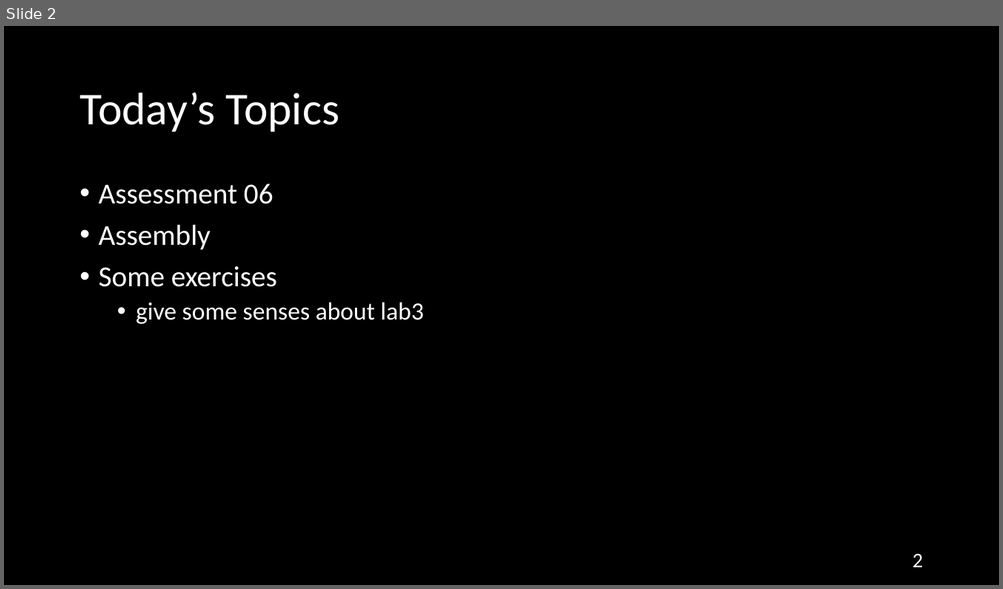
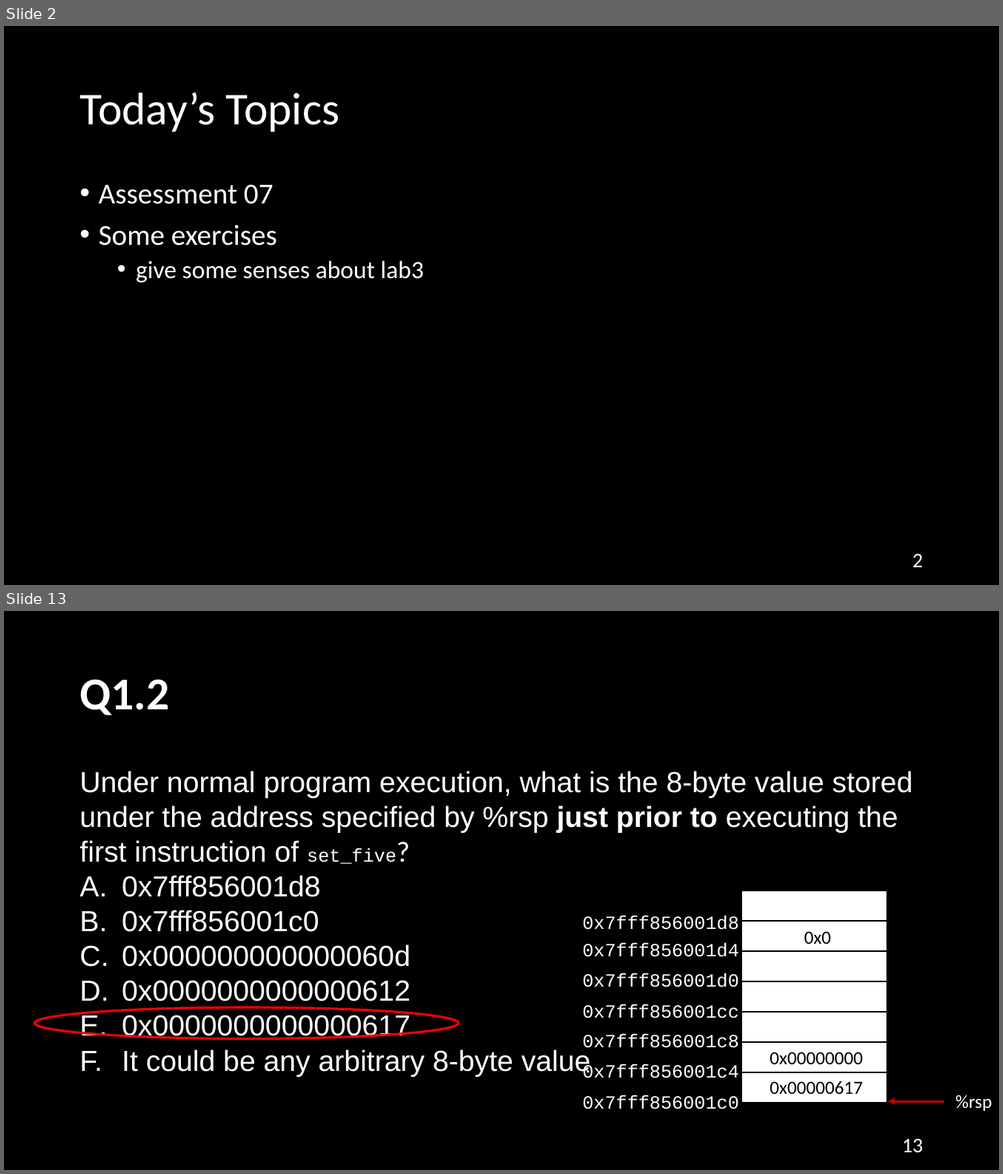
Before and after one commit to NYU-CSO/nyu-cso.github.io, a slide deck: rec-notes/r08.pptx. Shown one above the other, each under a label of ours: slide 2 before the commit, slides 2 and 13 after it; the slides between them are not shown. The pictures are 1003x589 and 1003x1174 pixels, drawn with LibreOffice and Linux fonts; fonts in the diff are those of the drawing. Boxes give left, top, right and bottom in pixels: in the first picture for what was removed or moved away, otherwise in the second. Text is boxed around its words. In the diff, an @@ line names an element or a change of style, - is before the commit and + after.

```diff
--- a/rec-notes/r08.pptx
+++ b/rec-notes/r08.pptx
@@ slide 13 added at (4, 611, 999, 1170), background #000000 @@
@@ title added at (79, 679, 169, 715), 44 pt, text #FFFFFF, bold @@
+Q1.2
@@ text added at (79, 771, 913, 1077), 28 pt, text #FFFFFF @@
+Under normal program execution, what is the 8-byte value stored under the address specified by %rsp just prior to executing the first instruction of set_five?
+A. 0x7fff856001d8
+B. 0x7fff856001c0
+C. 0x000000000000060d
+D. 0x0000000000000612
+E. 0x0000000000000617
+F. It could be any arbitrary 8-byte value
@@ table added at (742, 891, 888, 1103), 7 rows, 1 columns @@
+
+
+
+
+
+
+
@@ text added at (582, 915, 739, 930), 18 pt, text #FFFFFF @@
+0x7fff856001d8
@@ text added at (582, 943, 739, 957), 18 pt, text #FFFFFF @@
+0x7fff856001d4
@@ text added at (804, 931, 831, 944), 18 pt, text #000000 @@
+0x0
@@ text added at (582, 973, 739, 988), 18 pt, text #FFFFFF @@
+0x7fff856001d0
@@ ellipse added at (34, 1008, 458, 1039), outline #FF0000 2.25 pt @@
@@ text added at (582, 1004, 739, 1019), 18 pt, text #FFFFFF @@
+0x7fff856001cc
@@ text added at (582, 1034, 739, 1048), 18 pt, text #FFFFFF @@
+0x7fff856001c8
@@ text added at (769, 1052, 862, 1065), 18 pt, text #000000 @@
+0x00000000
@@ text added at (582, 1064, 739, 1079), 18 pt, text #FFFFFF @@
+0x7fff856001c4
@@ text added at (582, 1096, 739, 1110), 18 pt, text #FFFFFF @@
+0x7fff856001c0
@@ text added at (769, 1082, 862, 1094), 18 pt, text #000000 @@
+0x00000617
@@ text added at (955, 1095, 991, 1111), 18 pt, text #FFFFFF @@
+%rsp
@@ arrow added from (944, 1102) to (888, 1102), #C00000 2.25 pt @@
@@ page number added at (902, 1139, 922, 1153), 20 pt, text #FFFFFF @@
+13
@@ slide 2 changed as well @@
@@ text at (99, 184, 273, 204): text changed @@
-• Assessment 06
-• Assembly
+• Assessment 07
```
Also in this commit, not shown: 16 other slides changed, 39 other slides added, 15 slides removed, 1 other file.
